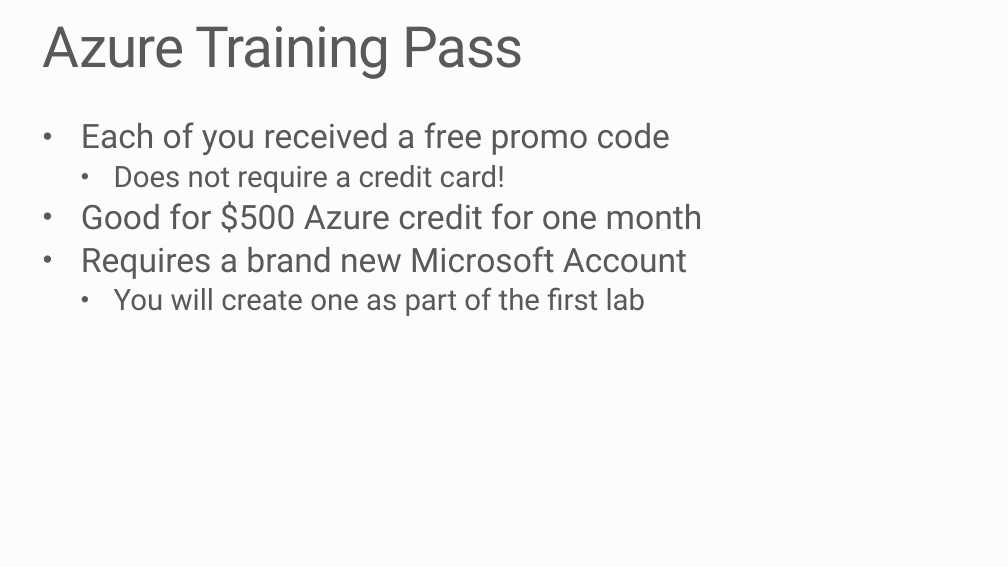
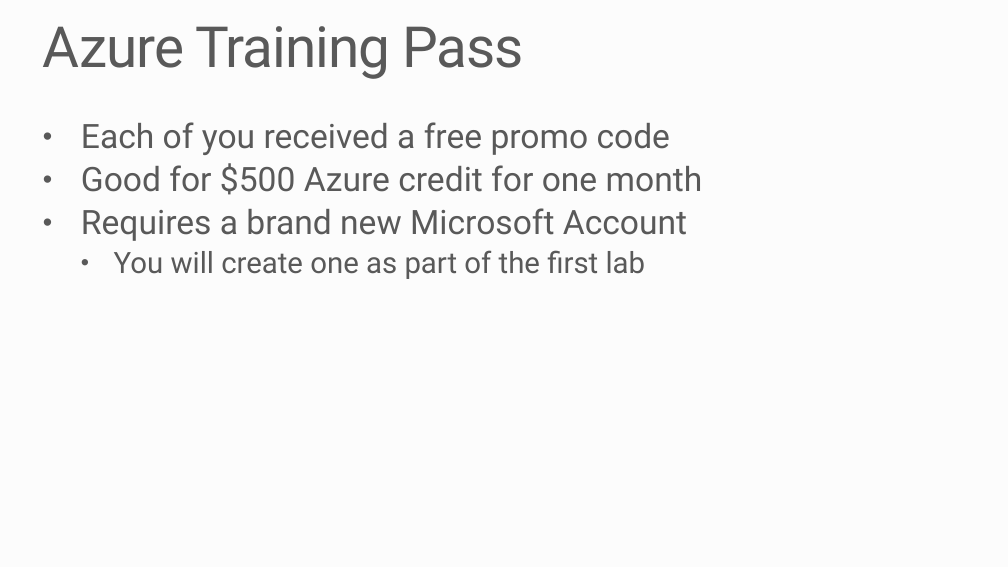
Before and after one commit to MSRConnections/Azure-training-course, a slide deck: slide 4 of Content/Introduction/Training Introduction.pptx. Drawn at 1008x567 pixels with LibreOffice and Linux fonts; fonts in the diff are those of the drawing; background and template pictures are left out. Boxes give left, top, right and bottom in pixels: in the first picture for what was removed or moved away, otherwise in the second. Text is boxed around its words. In the diff, an @@ line names an element or a change of style, - is before the commit and + after.

Commit message:
Fixed typos
Closes #120

```diff
--- a/Content/Introduction/Training Introduction.pptx
+++ b/Content/Introduction/Training Introduction.pptx
@@ text at (x1=114, y1=165, x2=505, y2=193): paragraph removed @@
-  • Does not require a credit card!
```
Also in this commit, not shown: 1 other slide changed.
